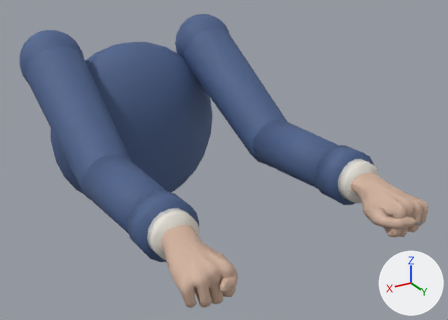
Renders of the glTF model assets/characters/fp_arms/fp_arms.glb from each side of a commit.
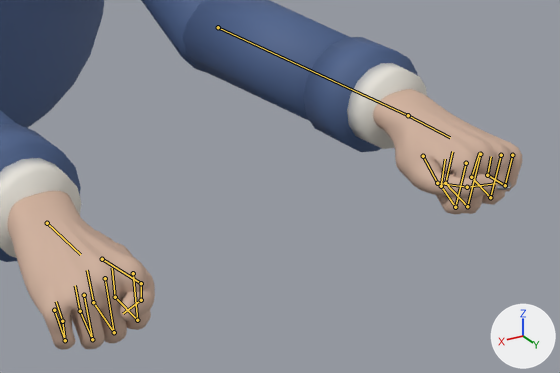
Each version is shown whole from a 50 mm lens placed at (0.557, 1.344, 1.792), pointed at (-0.05, 0.332, 1.286), then close up on the part from 35% to 100% of the width and 39% to 100% of the height. Every picture has the same lights, and +X, +Y and +Z are marked at lower right. The first two pictures are the older version. Both versions are drawn at frame 1 of the action 'Fist'; the numbers are the values there. The bones that change, and the others that lie on the model, are drawn over the model as lines in the close-ups.

Names of what the first close-up shows: 'FPArmsBody'.
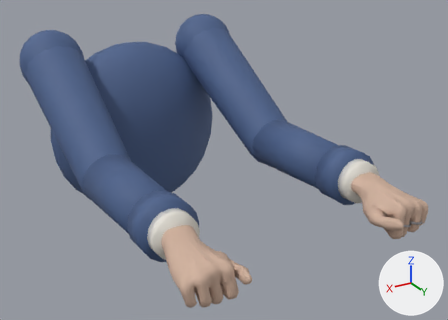
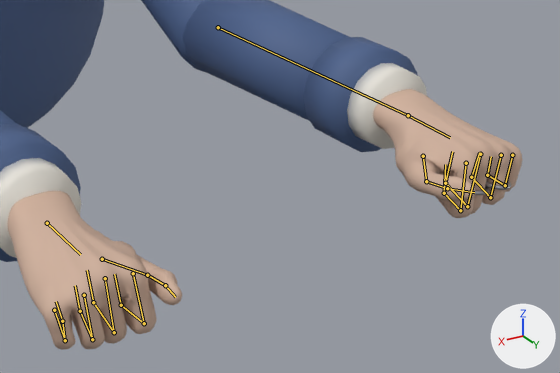
Location of each change, (x1, y1, x2, y2) in pixels of the close-ups (560 x 373 px):
'FPArmsBody', posed
    both: (0, 0, 522, 350)
bone 'index_01_l', root to tip
    before: (466, 163) to (455, 207)
    after: (466, 163) to (460, 210)
bone 'thumb_01_l', root to tip
    before: (423, 156) to (437, 183)
    after: (423, 156) to (426, 181)
bone 'thumb_02_l', root to tip
    before: (437, 183) to (467, 187)
    after: (426, 181) to (447, 188)
bone 'thumb_03_l', root to tip
    before: (467, 187) to (495, 183)
    after: (447, 188) to (474, 192)
bone 'index_01_r', root to tip
    before: (133, 273) to (137, 320)
    after: (133, 273) to (144, 323)
bone 'thumb_01_r', root to tip
    before: (102, 259) to (141, 283)
    after: (102, 259) to (147, 275)
bone 'thumb_02_r', root to tip
    before: (141, 283) to (141, 300)
    after: (147, 275) to (165, 285)
bone 'thumb_03_r', root to tip
    before: (141, 300) to (123, 313)
    after: (165, 285) to (175, 297)

Edits to the bpy script that builds the scene:
```text
Change bone_index_01_l:
    where bone_index_01_l = bpy.data.objects['FPArms'].pose.bones['index_01_l']  # child of 'hand_l'
    bone_index_01_l.rotation_quaternion: (0.737, -0.676, 0.0, 0.0) -> (0.793, -0.609, 0.0, 0.0)  # degrees (-85, 0, 0) -> degrees (-75, 0, 0)
Change bone_thumb_01_l:
    where bone_thumb_01_l = bpy.data.objects['FPArms'].pose.bones['thumb_01_l']  # child of 'hand_l'
    bone_thumb_01_l.rotation_quaternion: (0.933, -0.25, 0.25, 0.067) -> (0.932, -0.123, 0.339, 0.045)  # degrees (-30, 30, 0) -> degrees (-15, 40, 0)
Change bone_thumb_02_l:
    where bone_thumb_02_l = bpy.data.objects['FPArms'].pose.bones['thumb_02_l']  # child of 'thumb_01_l'
    bone_thumb_02_l.rotation_quaternion: (0.966, -0.259, 0.0, 0.0) -> (0.991, -0.131, 0.0, 0.0)  # degrees (-30, 0, 0) -> degrees (-15, 0, 0)
Change bone_thumb_03_l:
    where bone_thumb_03_l = bpy.data.objects['FPArms'].pose.bones['thumb_03_l']  # child of 'thumb_02_l'
    bone_thumb_03_l.rotation_quaternion: (0.94, -0.342, 0.0, 0.0) -> (0.976, -0.216, 0.0, 0.0)  # degrees (-40, 0, 0) -> degrees (-25, 0, 0)
Change bone_index_01_r:
    where bone_index_01_r = bpy.data.objects['FPArms'].pose.bones['index_01_r']  # child of 'hand_r'
    bone_index_01_r.rotation_quaternion: (0.737, -0.676, 0.0, 0.0) -> (0.793, -0.609, 0.0, 0.0)  # degrees (-85, 0, 0) -> degrees (-75, 0, 0)
Change bone_thumb_01_r:
    where bone_thumb_01_r = bpy.data.objects['FPArms'].pose.bones['thumb_01_r']  # child of 'hand_r'
    bone_thumb_01_r.rotation_quaternion: (0.933, -0.25, -0.25, -0.067) -> (0.932, -0.123, -0.339, -0.045)  # degrees (-30, -30, 0) -> degrees (-15, -40, 0)
Change bone_thumb_02_r:
    where bone_thumb_02_r = bpy.data.objects['FPArms'].pose.bones['thumb_02_r']  # child of 'thumb_01_r'
    bone_thumb_02_r.rotation_quaternion: (0.966, -0.259, 0.0, 0.0) -> (0.991, -0.131, 0.0, 0.0)  # degrees (-30, 0, 0) -> degrees (-15, 0, 0)
Change bone_thumb_03_r:
    where bone_thumb_03_r = bpy.data.objects['FPArms'].pose.bones['thumb_03_r']  # child of 'thumb_02_r'
    bone_thumb_03_r.rotation_quaternion: (0.94, -0.342, 0.0, 0.0) -> (0.976, -0.216, 0.0, 0.0)  # degrees (-40, 0, 0) -> degrees (-25, 0, 0)
```
